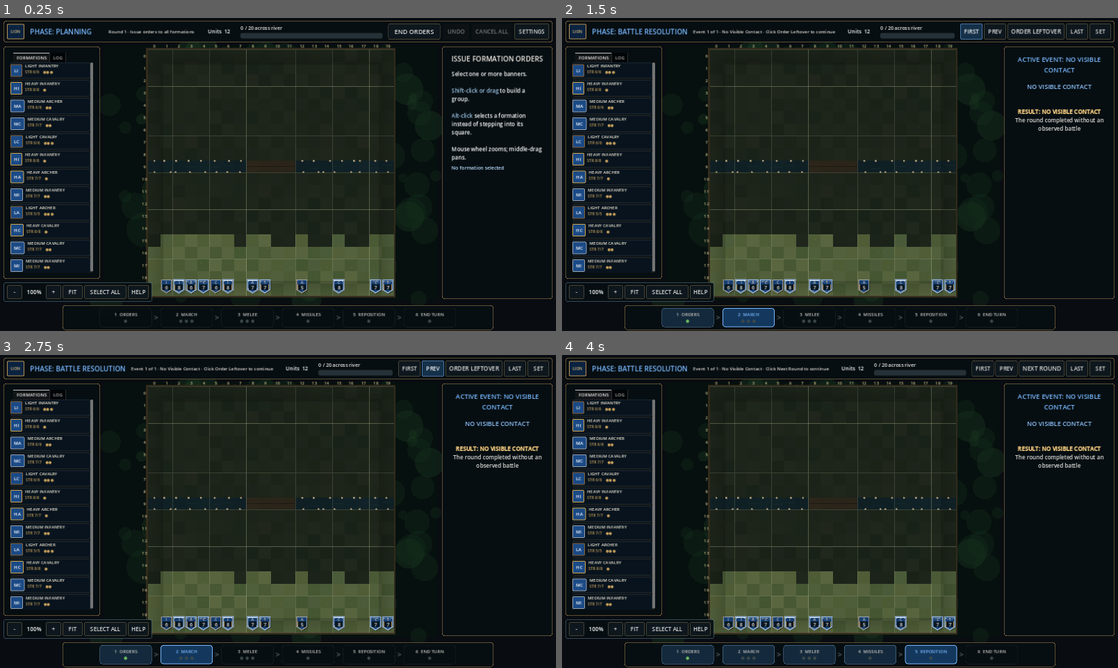
Above: before the commit, frames 1-4 (two rows, left to right).
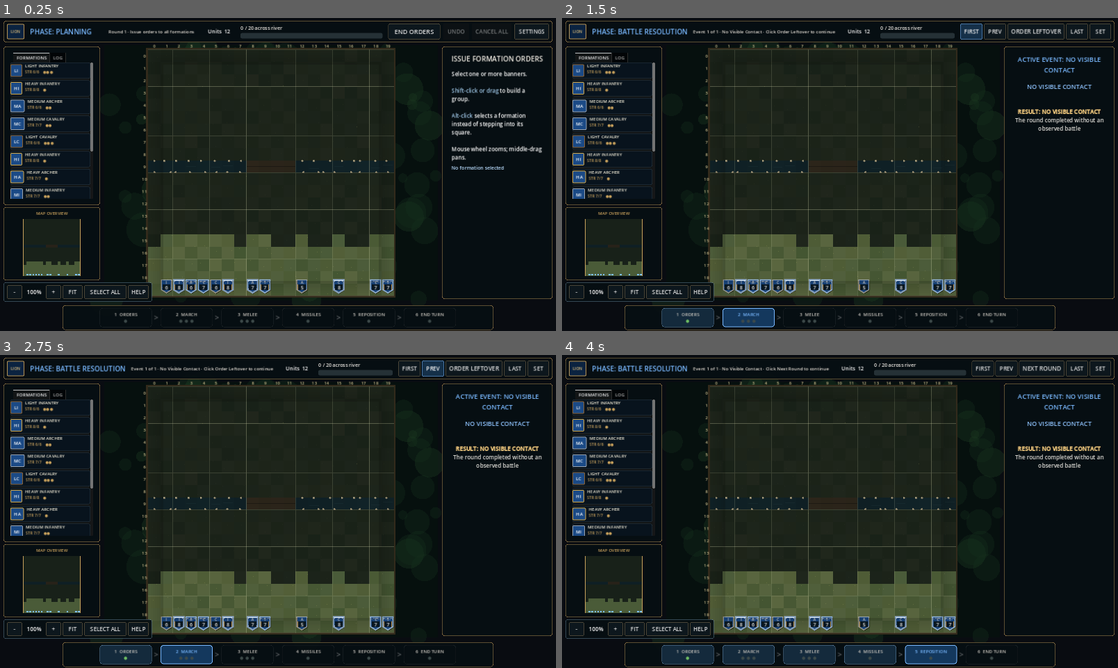
Above: after the commit, the same moments.

Repository: lucashald/stratego
Game: Godot game, scene res://scenes/main.tscn
Two runs of this game, one before a commit and one after it. Both use one fixed random seed, a clock stepped at 60 frames per second and the inputs below.
Inputs:
- Up to frame 1 (0.25 s): no input
- Up to frame 2 (1.5 s): click "END ORDERS" at 0.5 s; click "FIRST" at 1.25 s
- Up to frame 3 (2.75 s): click "PREV" at 2 s
- Up to frame 4 (4 s): click "ORDER LEFTOVER" at 2.75 s; click "END REPOSITION" at 3.5 s

The runs differ from the first frame. In frame 1, 1.6% of the frame differs, in the area x 0-18%, y 42-84%; in frame 2, 1.6%; in frame 3, 1.6%; in frame 4, 1.6%.

Commit message:
Add the map overview and a fuller inspector
The overview is a second board view in overview mode: the same draw path at
panel scale. Fog is therefore inherited rather than reimplemented, and cannot
drift from the real visibility rules -- formations appear on it only where the
viewing player can legitimately see them.

The inspector now states what Weight and Role actually do beside the numbers,
so a player need not have memorised the rules, and reports movement remaining
rather than the limit. A damaged formation says its die cannot roll above its
current Strength, which is the mechanic players most often miss.

Examine fills the same panel, because inspecting an enemy is the same question
asked of a different subject. For an unidentified enemy it honestly reports
that nothing is known and what would reveal it.

Co-Authored-By: Claude Opus 5 <noreply@anthropic.com>

Diff:
--- a/new/scripts/board_view.gd
+++ b/new/scripts/board_view.gd
@@ -57,6 +57,10 @@
 
 
 func _ready() -> void:
+	if overview_mode:
+		# The overview is sized by its panel; the playing view demands room.
+		custom_minimum_size = Vector2(0, 0)
+		return
 	custom_minimum_size = Vector2(900, 700)
 	mouse_default_cursor_shape = Control.CURSOR_POINTING_HAND
 	set_process_unhandled_key_input(true)
@@ -199,8 +203,17 @@
 	pan_offset.y = clampf(pan_offset.y, -limit_y, limit_y)
 
 
+## When true this view draws itself as an overview: the whole board, no chrome,
+## no interaction. It is the same draw path at a smaller scale, so fog is
+## inherited rather than reimplemented and cannot drift from the real rules.
+var overview_mode := false
+
+
 func _draw() -> void:
 	if game == null:
+		return
+	if overview_mode:
+		_draw_overview()
 		return
 	_draw_surroundings()
 	var geometry := _board_geometry()
@@ -223,6 +236,34 @@
 		_draw_combat_overlay(origin, cell)
 	elif game.game_over:
 		_draw_game_over_overlay(origin, cell, float(geometry.side))
+
+
+## The whole board at panel scale, plus a frame showing what the main view is
+## currently looking at.
+func _draw_overview() -> void:
+	var side := minf(size.x, size.y) - 8.0
+	var origin := (size - Vector2(side, side)) * 0.5
+	var cell := side / float(StrategoGame.BOARD_SIZE)
+	draw_rect(Rect2(origin, Vector2(side, side)), Color("#20301f"), true)
+	for y in StrategoGame.BOARD_SIZE:
+		for x in StrategoGame.BOARD_SIZE:
+			var position := Vector2i(x, y)
+			var rect := Rect2(origin + Vector2(x, y) * cell, Vector2(cell, cell))
+			var ground := Color("#4a5b38")
+			if game.is_lake(position) or game.is_water(position): ground = Color("#2b5560")
+			elif game.is_bridge(position): ground = Color("#7d5f38")
+			elif _is_objective_square(position): ground = Color("#8a7130")
+			draw_rect(rect, ground, true)
+			if not reveal_all and not game.game_over and not game.is_position_visible_to(position, viewing_player):
+				draw_rect(rect, Color(0.02, 0.04, 0.05, 0.72), true)
+	# Formations go through the same visibility test the main board uses.
+	for piece: Dictionary in game.pieces:
+		if not piece.alive or piece.type == StrategoGame.FLAG: continue
+		if not reveal_all and not game.game_over and not game.is_piece_visible_to(piece, viewing_player): continue
+		var colors := _player_colors(int(piece.player))
+		var centre := origin + (Vector2(piece.position) + Vector2(0.5, 0.5)) * cell
+		draw_circle(centre, maxf(1.6, cell * 0.34), colors.edge)
+	draw_rect(Rect2(origin, Vector2(side, side)), GOLD, false, 1.0)
 
 
 func _draw_surroundings() -> void:
--- a/new/scripts/main.gd
+++ b/new/scripts/main.gd
@@ -12,7 +12,9 @@
 var remote_bridge: StrategoMCPBridge = null
 var rng := RandomNumberGenerator.new()
 var board_view: StrategoBoardView
-
+var minimap: StrategoBoardView
+
+var examined_piece_id := StrategoGame.EMPTY
 var top_bar_actions: HBoxContainer
 var phase_title: Label
 var phase_subtitle: Label
@@ -125,6 +127,7 @@
 	_build_phase_banner()
 	_build_top_controls()
 	_build_view_controls()
+	_build_minimap()
 	_build_timeline()
 	_build_detail_toast()
 	_build_inspector()
@@ -259,6 +262,35 @@
 	var playback_settings := _make_button("SET", 62)
 	playback_settings.pressed.connect(_toggle_settings)
 	playback_controls.add_child(playback_settings)
+
+
+## MAP OVERVIEW: a second board view in overview mode, showing the same game.
+## Being the same draw path means it obeys fog for free.
+func _build_minimap() -> void:
+	var panel := PanelContainer.new()
+	panel.set_anchors_preset(Control.PRESET_BOTTOM_LEFT)
+	panel.offset_left = 10
+	panel.offset_right = REGION_LEFT - 12
+	panel.offset_top = -REGION_BOTTOM - 268
+	panel.offset_bottom = -REGION_BOTTOM - 58
+	panel.add_theme_stylebox_override("panel", _panel_style(PANEL_BG, HUD_GOLD, 1, 6))
+	add_child(panel)
+	var box := VBoxContainer.new()
+	box.add_theme_constant_override("separation", 4)
+	panel.add_child(box)
+	var title := Label.new()
+	title.text = "MAP OVERVIEW"
+	title.horizontal_alignment = HORIZONTAL_ALIGNMENT_CENTER
+	title.add_theme_font_size_override("font_size", 12)
+	title.add_theme_color_override("font_color", Color("#c8a15c"))
+	box.add_child(title)
+	minimap = StrategoBoardView.new()
+	minimap.overview_mode = true
+	minimap.interaction_enabled = false
+	minimap.mouse_filter = Control.MOUSE_FILTER_IGNORE
+	minimap.custom_minimum_size = Vector2(0, 170)
+	minimap.size_flags_vertical = Control.SIZE_EXPAND_FILL
+	box.add_child(minimap)
 
 
 func _build_view_controls() -> void:
@@ -544,7 +576,7 @@
 	event_panel.offset_left = 10
 	event_panel.offset_right = REGION_LEFT - 12
 	event_panel.offset_top = REGION_TOP + 4
-	event_panel.offset_bottom = -REGION_BOTTOM - 62
+	event_panel.offset_bottom = -REGION_BOTTOM - 274
 	event_panel.add_theme_stylebox_override("panel", _panel_style(PANEL_BG, HUD_GOLD, 1, 7))
 	add_child(event_panel)
 	var margin := MarginContainer.new()
@@ -844,6 +876,10 @@
 	board_view.leftover_mode = game.phase == StrategoGame.PHASE_LEFTOVER_PLANNING
 	board_view.set_game(game)
 	if remote_bridge != null: remote_bridge.game = game
+	if minimap != null:
+		minimap.game = game
+		minimap.reveal_all = show_all
+		minimap.queue_redraw()
 
 
 func _on_ready_pressed() -> void:
@@ -1272,6 +1308,9 @@
 ## fuller panel belongs here later; for now it answers "what am I looking at".
 func _on_examine_requested(piece_id: int) -> void:
 	if piece_id < 0 or piece_id >= game.pieces.size(): return
+	examined_piece_id = piece_id
+	if board_view != null: board_view.clear_selection()
+	_update_inspector()
 	var piece: Dictionary = game.pieces[piece_id]
 	var role := String(piece.role)
 	var weight := String(piece.weight)
@@ -1476,8 +1515,57 @@
 			dots[dot_index].add_theme_color_override("font_color", Color("#6fbf63") if lit else Color("#3d4a4a"))
 
 
+## What the player is entitled to know about a formation, and what its Weight and
+## Role actually do. Stating the effects beside the numbers means a player need
+## not have memorised the rules to read a banner.
+func _formation_detail(piece: Dictionary) -> String:
+	var role_note: String = {
+		StrategoGame.ROLE_INFANTRY: "+%d when defending" % StrategoGame.ROLE_BONUS,
+		StrategoGame.ROLE_CAVALRY: "+%d when attacking" % StrategoGame.ROLE_BONUS,
+		StrategoGame.ROLE_ARCHER: "no melee bonus; shoots at range",
+	}.get(String(piece.role), "")
+	var remaining := maxi(0, game.movement_limit_for(piece) - game.movement_committed(piece))
+	var text := "[table=2]"
+	text += "[cell]Strength[/cell][cell][right]%d / %d[/right][/cell]" % [int(piece.strength), int(piece.max_strength)]
+	text += "[cell]Armour[/cell][cell][right]%d[/right][/cell]" % int(piece.armor)
+	text += "[cell]Movement[/cell][cell][right]%d of %d left[/right][/cell]" % [remaining, game.movement_limit_for(piece)]
+	text += "[/table]
+"
+	text += "[color=#9fc8e8]%s[/color] · %s
+" % [String(piece.role).capitalize(), role_note]
+	text += "[color=#c8a15c]%s[/color] · armour %d, moves %d
+" % [
+		String(piece.weight).capitalize(), int(piece.armor), game.movement_limit_for(piece),
+	]
+	if int(piece.strength) < int(piece.max_strength):
+		# The roll is capped by current Strength, so damage quietly weakens a
+		# formation's dice as well as its life.
+		text += "
+[color=#ffd9a8]Damaged: its die cannot roll above %d.[/color]" % int(piece.strength)
+	return text
+
+
+## Examine fills the same panel that shows your own formations, because it is the
+## same question asked of a different subject. For an enemy the honest answer may
+## be very little, and showing that emptiness is itself informative.
+func _show_examined(piece: Dictionary) -> void:
+	inspector_title.text = "%s %s" % [game.player_name(int(piece.player)).to_upper(), "FORMATION"]
+	if game.is_piece_revealed_to(piece, StrategoGame.BLUE) or int(piece.player) == StrategoGame.BLUE:
+		inspector_title.text = "%s %s" % [String(piece.weight).to_upper(), String(piece.role).to_upper()]
+		inspector_stats.text = _formation_detail(piece)
+		inspector_order.text = "Examined · %s" % game.player_name(int(piece.player))
+		return
+	inspector_stats.text = "This formation has not been identified.
+
+Fighting it reveals its Role, Weight and current Strength. Watching it move reveals its Weight, since speed follows from it."
+	inspector_order.text = "Examined · identity unknown"
+
+
 func _update_inspector() -> void:
 	_refresh_roster()
+	if examined_piece_id >= 0 and examined_piece_id < game.pieces.size() and board_view != null and board_view.selected_piece_ids.is_empty():
+		_show_examined(game.pieces[examined_piece_id])
+		return
 	if group_move_controls != null:
 		group_move_controls.visible = board_view != null and board_view.interaction_enabled and not board_view.selected_piece_ids.is_empty()
 	if board_view == null or game == null or board_view.selected_piece_ids.is_empty():
@@ -1508,7 +1596,7 @@
 		return
 	var piece: Dictionary = game.pieces[id]
 	inspector_title.text = "%s %s" % [String(piece.weight).to_upper(), String(piece.role).to_upper()]
-	inspector_stats.text = "[table=2][cell]Strength[/cell][cell][right]%d / %d[/right][/cell][cell]Armor[/cell][cell][right]%d[/right][/cell][cell]Movement[/cell][cell][right]%d[/right][/cell][/table]" % [int(piece.strength), int(piece.max_strength), int(piece.armor), game.movement_limit_for(piece)]
+	inspector_stats.text = _formation_detail(piece)
 	var order := game.order_for_piece(id)
 	if game.phase == StrategoGame.PHASE_LEFTOVER_PLANNING:
 		var leftover: Vector2i = order.get("leftover", Vector2i(-1, -1))
